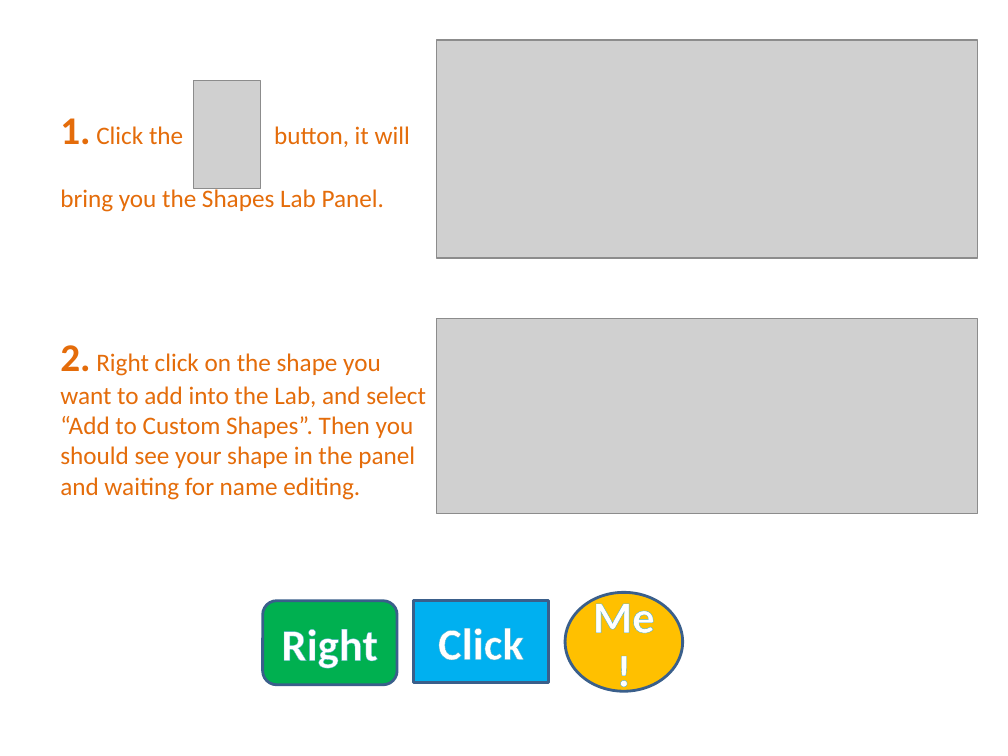
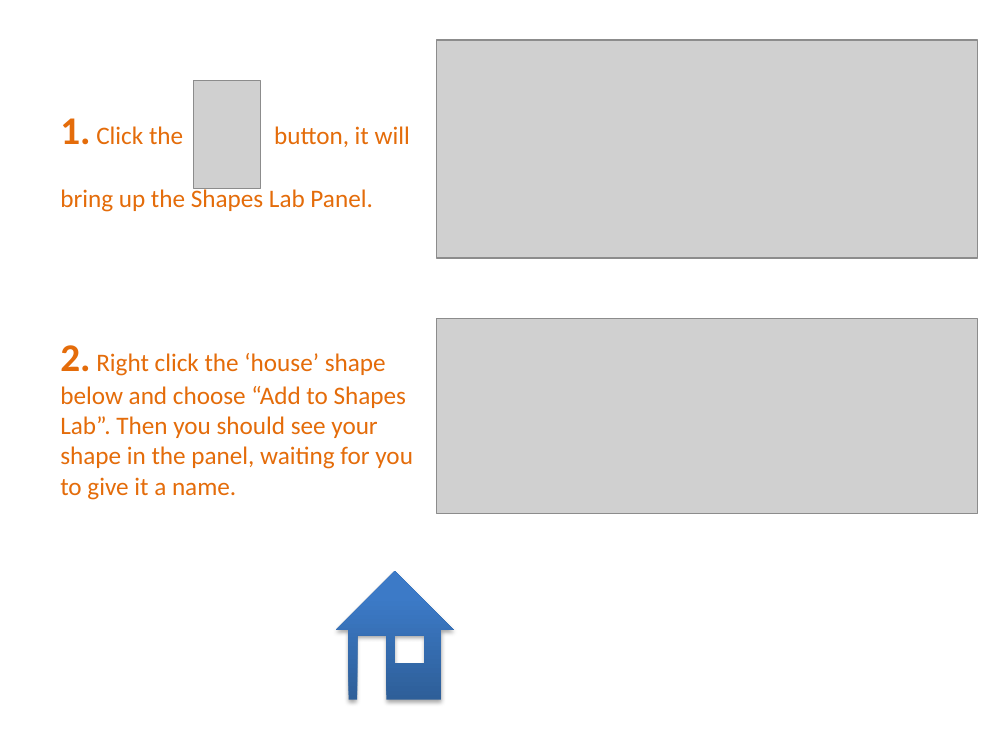
Before and after one commit to PowerPointLabs/PowerPointLabs, a slide deck: slide 29 of doc/PowerPointLabs Quick Tutorial.pptx. Drawn at 1008x756 pixels with LibreOffice and Linux fonts; fonts in the diff are those of the drawing; grey boxes stand for pictures. Boxes give left, top, right and bottom in pixels: in the first picture for what was removed or moved away, otherwise in the second. Text is boxed around its words. In the diff, an @@ line names an element or a change of style, - is before the commit and + after.

Commit message:
Refined the tutorial file for Colors Lab and Shapes Lab. Fixes #559 as well

```diff
--- a/doc/PowerPointLabs Quick Tutorial.pptx
+++ b/doc/PowerPointLabs Quick Tutorial.pptx
@@ text at <box>60,186,372,212</box>: text changed @@
-bring you the Shapes Lab Panel.
+bring up the Shapes Lab Panel.
@@ text at <box>60,345,413,500</box>: text changed @@
-2. Right click on the shape you want to add into the Lab, and select “Add to Custom Shapes”. Then you should see your shape in the panel and waiting for name editing.
+2. Right click the ‘house’ shape below and choose “Add to Shapes Lab”. Then you should see your shape in the panel, waiting for you to give it a name.
@@ freeform shape added at <box>336,572,454,700</box>, fill gradient #2F5F99 to #3D7CC7 to #3A7CCB @@
@@ ellipse removed at <box>565,593,683,691</box> @@
-Me!
@@ rounded rectangle removed at <box>263,601,397,684</box> @@
-Right
@@ rectangle removed at <box>414,601,548,682</box> @@
-Click
```
Also in this commit, not shown: 3 other slides changed.
